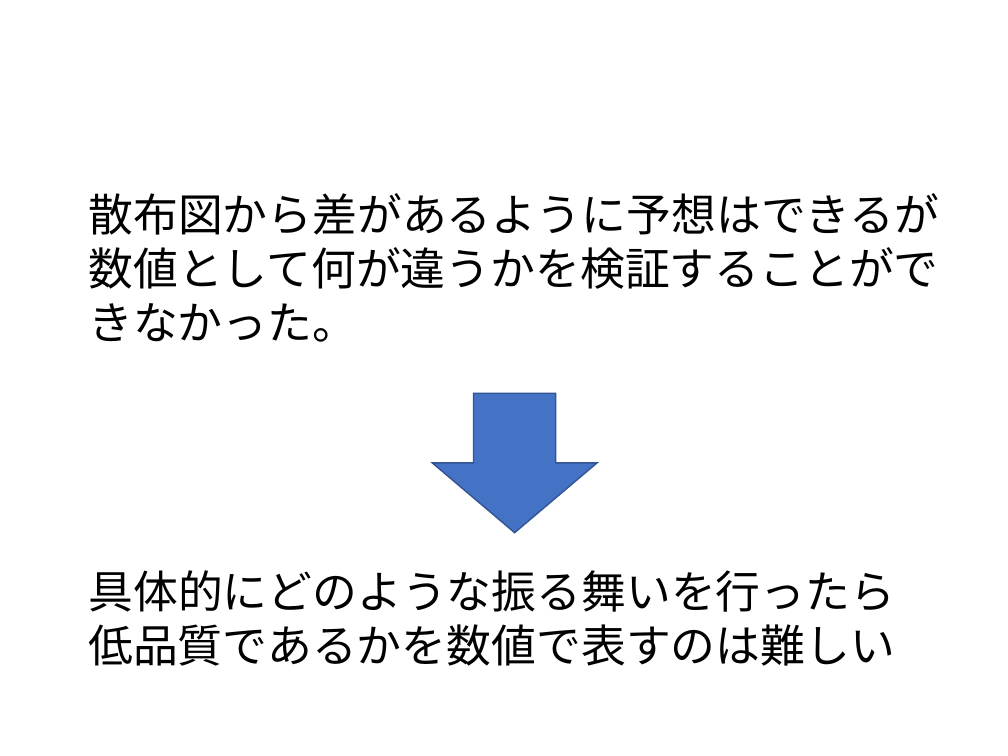
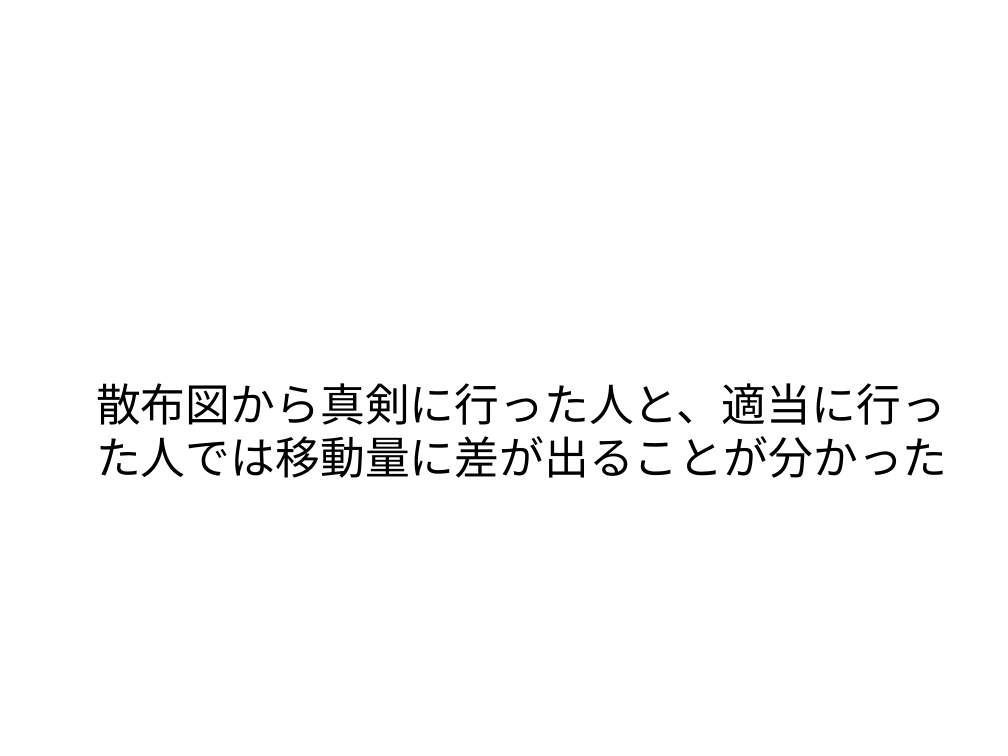
Before and after one commit to tomoya-mikami/task2, a slide deck: slide 16 of slide/presentation.pptx. Drawn at 1008x756 pixels with LibreOffice and Linux fonts; fonts in the diff are those of the drawing; background and template pictures are left out. Boxes give left, top, right and bottom in pixels: in the first picture for what was removed or moved away, otherwise in the second. Text is boxed around its words. In the diff, an @@ line names an element or a change of style, - is before the commit and + after.

```diff
--- a/slide/presentation.pptx
+++ b/slide/presentation.pptx
@@ text at (96,383,948,478): text changed @@
-散布図から差があるように予想はできるが数値として何が違うかを検証することができなかった。
+散布図から真剣に行った人と、適当に行った人では移動量に差が出ることが分かった
@@ down arrow removed at (432,393,597,532) @@
@@ text removed at (88,570,895,666) @@
-具体的にどのような振る舞いを行ったら
-低品質であるかを数値で表すのは難しい
```
Also in this commit, not shown: 5 other slides changed, 1 other file.
